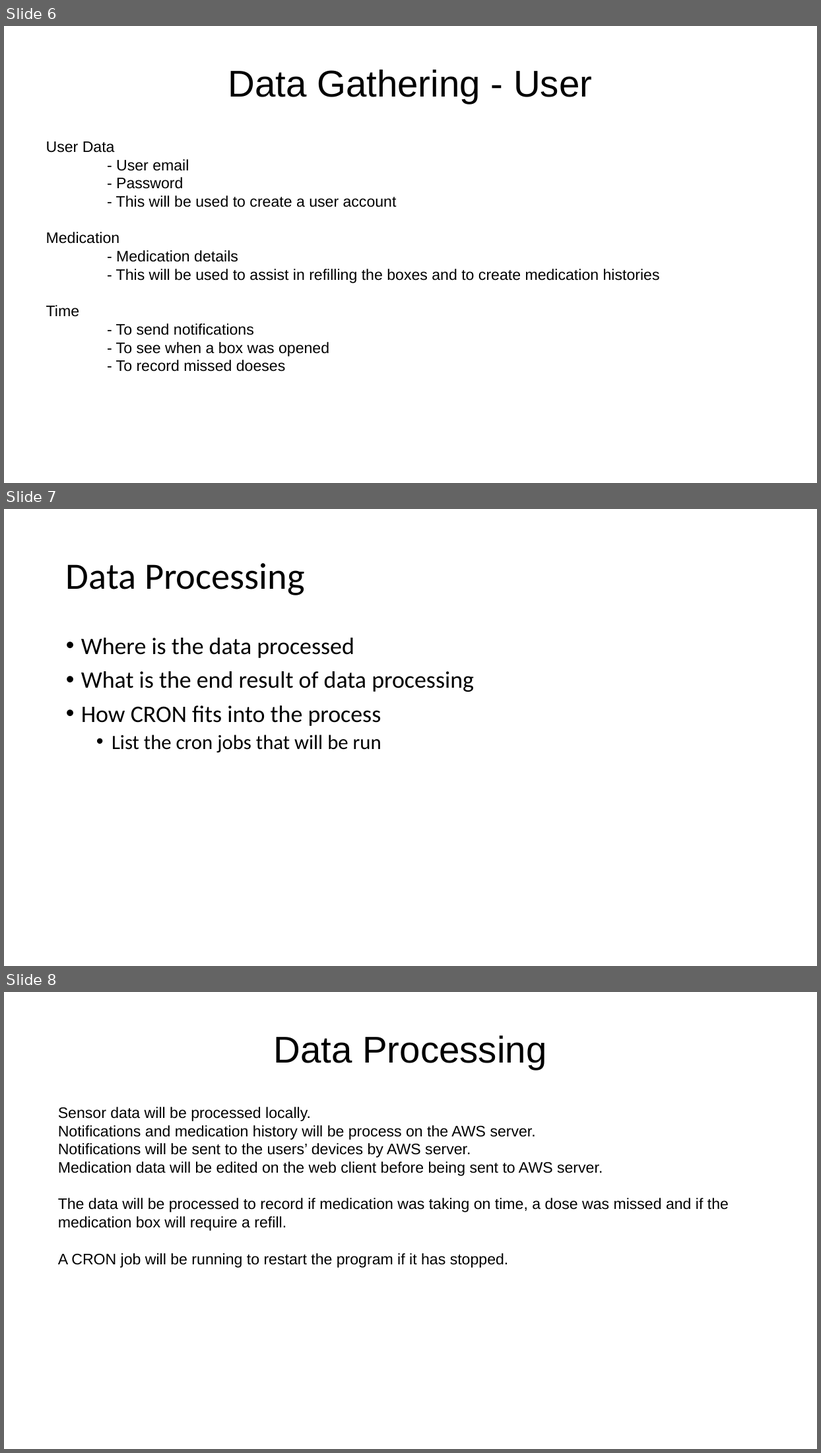
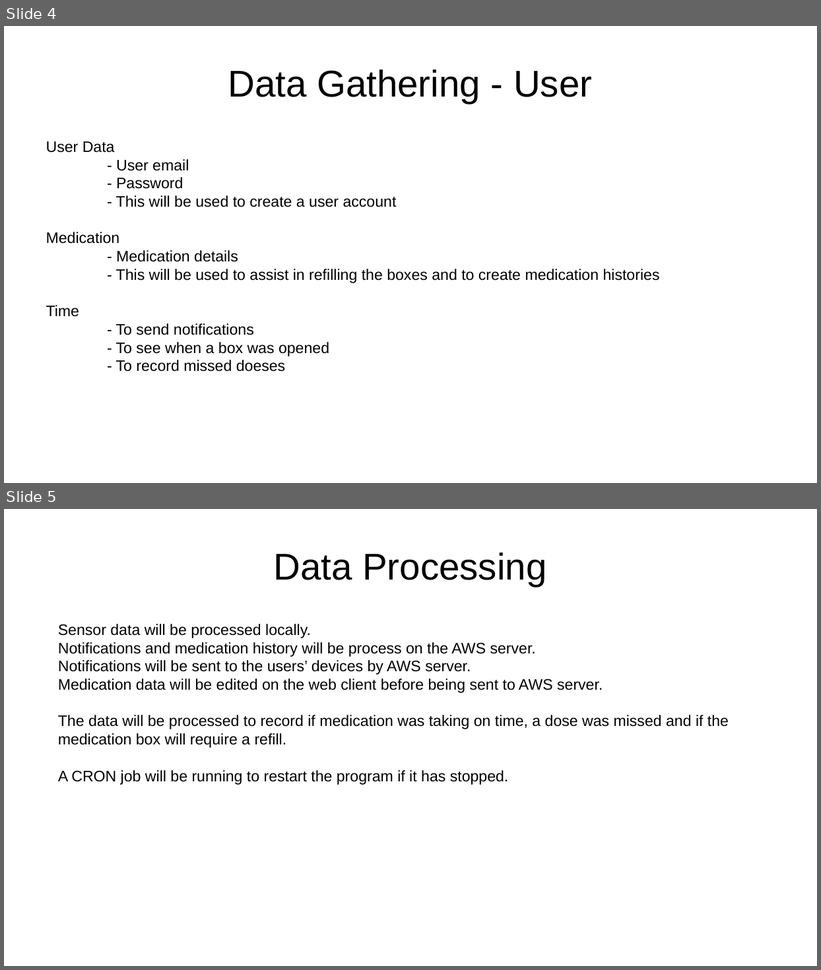
Before and after one commit to cianashby1337/IOT_CA1_Documentation, a slide deck: Slideshow template.pptx. Shown one above the other, each under a label of ours: slides 6, 7 and 8 before the commit, slides 4 and 5 after it. The pictures are 821x1453 and 821x970 pixels, drawn with LibreOffice and Linux fonts; fonts in the diff are those of the drawing. Boxes give left, top, right and bottom in pixels: in the first picture for what was removed or moved away, otherwise in the second. Text is boxed around its words. In the diff, an @@ line names an element or a change of style, - is before the commit and + after.

```diff
--- a/Slideshow template.pptx
+++ b/Slideshow template.pptx
@@ slide 7 removed at <box>4,509,817,966</box>, background #FFFFFF @@
@@ title removed at <box>66,563,305,595</box> @@
-Data Processing
@@ text removed at <box>81,638,474,753</box> @@
-• Where is the data processed
-• What is the end result of data processing
-• How CRON fits into the process
-  • List the cron jobs that will be run
@@ what was slide 6 is now slide 4 @@
@@ what was slide 8 is now slide 5 @@
```
Also in this commit, not shown: 4 other slides removed.
